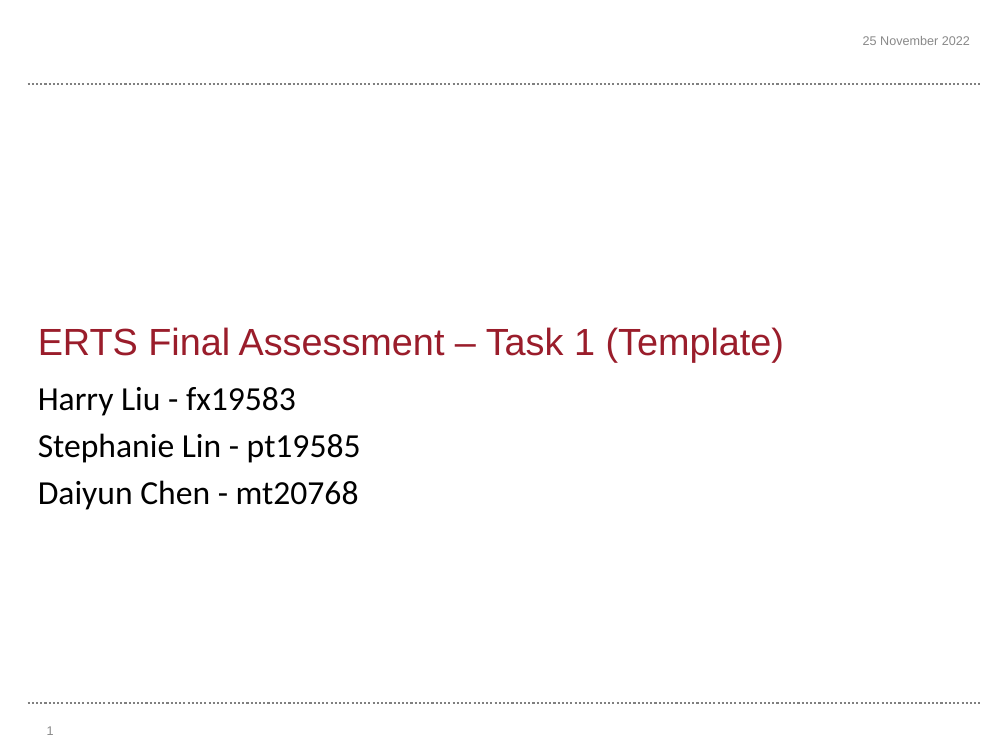
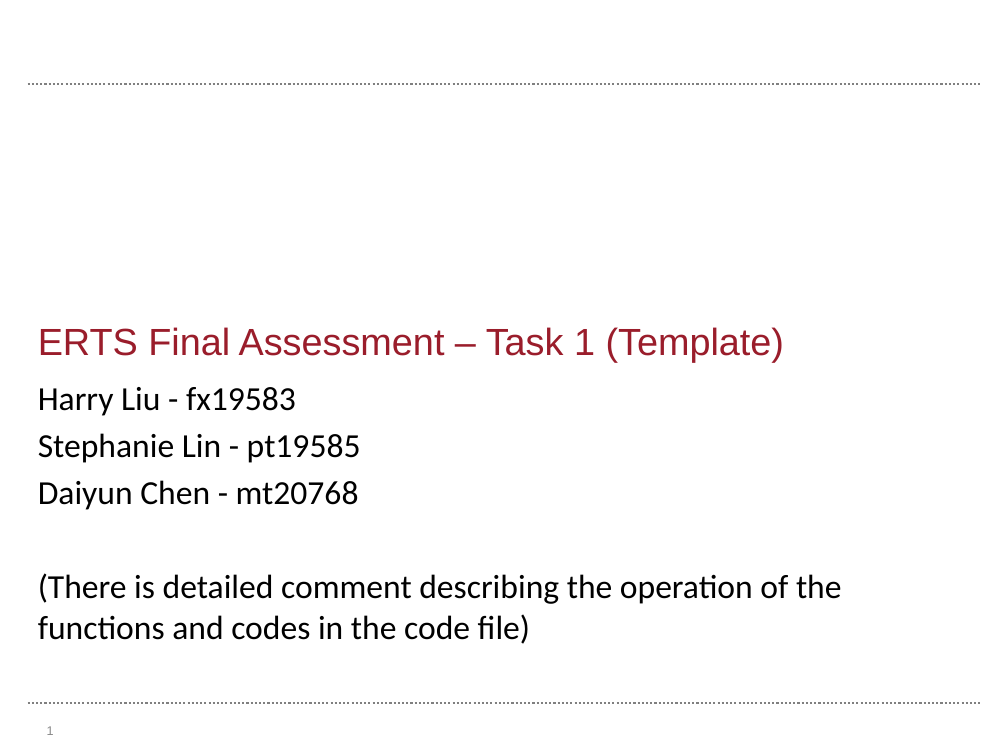
Before and after one commit to harryrrah0706/ERTS-Part-2-Task1-Final, a slide deck: slide 1 of Template final assessment - Task 1.pptx. Drawn at 1008x756 pixels with LibreOffice and Linux fonts; fonts in the diff are those of the drawing; background and template pictures are left out. Boxes give left, top, right and bottom in pixels: in the first picture for what was removed or moved away, otherwise in the second. Text is boxed around its words. In the diff, an @@ line names an element or a change of style, - is before the commit and + after.

```diff
--- a/Template final assessment - Task 1.pptx
+++ b/Template final assessment - Task 1.pptx
@@ text removed at (863,36,970,45) @@
-25 November 2022
@@ subtitle at (38,573,842,644): paragraph added @@
+(There is detailed comment describing the operation of the functions and codes in the code file)
```
Also in this commit, not shown: 3 other slides changed, 3 slides added, 3 slides removed, 1 other file.
